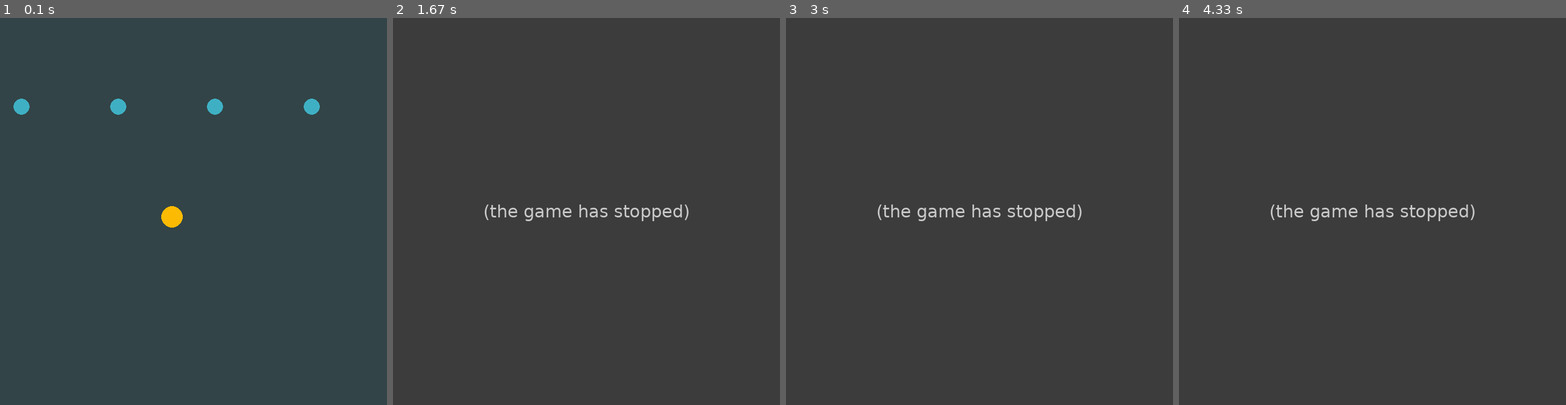
Above: before the commit, frames 1-4 (left to right).
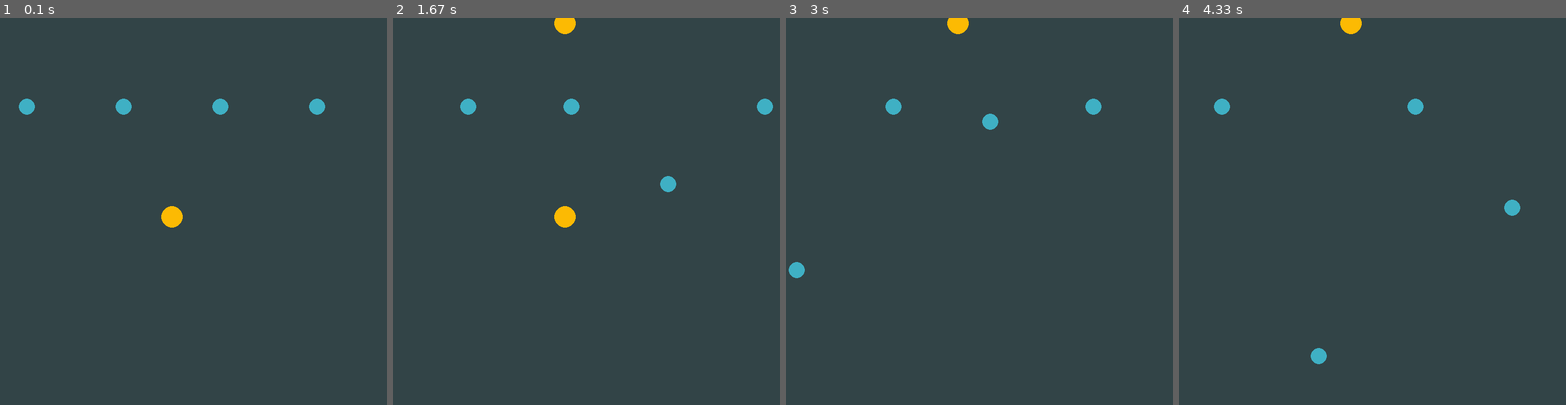
Above: after the commit, the same moments.

Repository: simkasafronova/PygameProject
Game: pygame game, started from main.py
Two runs of this game, one before a commit and one after it. Both use one fixed random seed, a clock stepped at 60 frames per second and the inputs below.
Inputs:
- Up to frame 1 (0.1 s): no input
- Up to frame 2 (1.67 s): tap Space at 0.33, 0.73, 1.03, 1.23 s
- Up to frame 3 (3 s): tap Space at 2.63 s
- Up to frame 4 (4.33 s): no input

The runs differ from the first frame. In frame 1, 0.5% of the frame differs, in the area x 3-85%, y 20-25%; in frame 2, 1.5%, in the area x 17-99%, y 0-55%; in frame 3, 1.4%; in frame 4, 1.4%.
Error before the commit: IndexError: list index out of range (main.py line 29); the game stopped at 1.23 s (later frames are placeholders)

Commit message:
MainBalls can communicate with OtherBalls

Diff:
--- a/main.py
+++ b/main.py
@@ -43,6 +43,7 @@
                            radius)
         self.rect = pygame.Rect(self.x, self.y, radius * 2, radius * 2)
         self.alpha = 0
+        self.vy = 0
 
     def update(self, *args):
         # круговое движение, работает почему-то только на 1 спрайт
@@ -50,14 +51,15 @@
         # y_hear = round(args[1]) - self.rect.y
         # print(x_hear, y_hear)
         # self.rect = self.rect.move(x_hear, y_hear)
-        self.rect = self.rect.move(1, 0)
-        if self.rect.x == 720:
+        self.rect = self.rect.move(3, self.vy)
+        if self.rect.x >= 720:
             self.rect.x = -10
+        if pygame.sprite.spritecollideany(self, main_balls):
+            self.vy = 2
 
 
-ball = MainBall(300, 350)
-ball2 = MainBall(300, 350)
-ball3 = MainBall(300, 350)
+for i in range(5):
+    MainBall(300, 350)
 # шары, построенные по кругу
 # OtherBall(50, 350)
 # OtherBall(150, 150)
@@ -68,11 +70,10 @@
 # OtherBall(550, 550)
 # OtherBall(650, 350)
 
-o_b1 = OtherBall(20, 150)
-o_b2 = OtherBall(200, 150)
-o_b3 = OtherBall(380, 150)
-o_b4 = OtherBall(560, 150)
-
+x_coordinate = 20
+for i in range(4):
+    OtherBall(x_coordinate, 150)
+    x_coordinate += 180
 
 # big_radius = 230
 # alpha = 0
